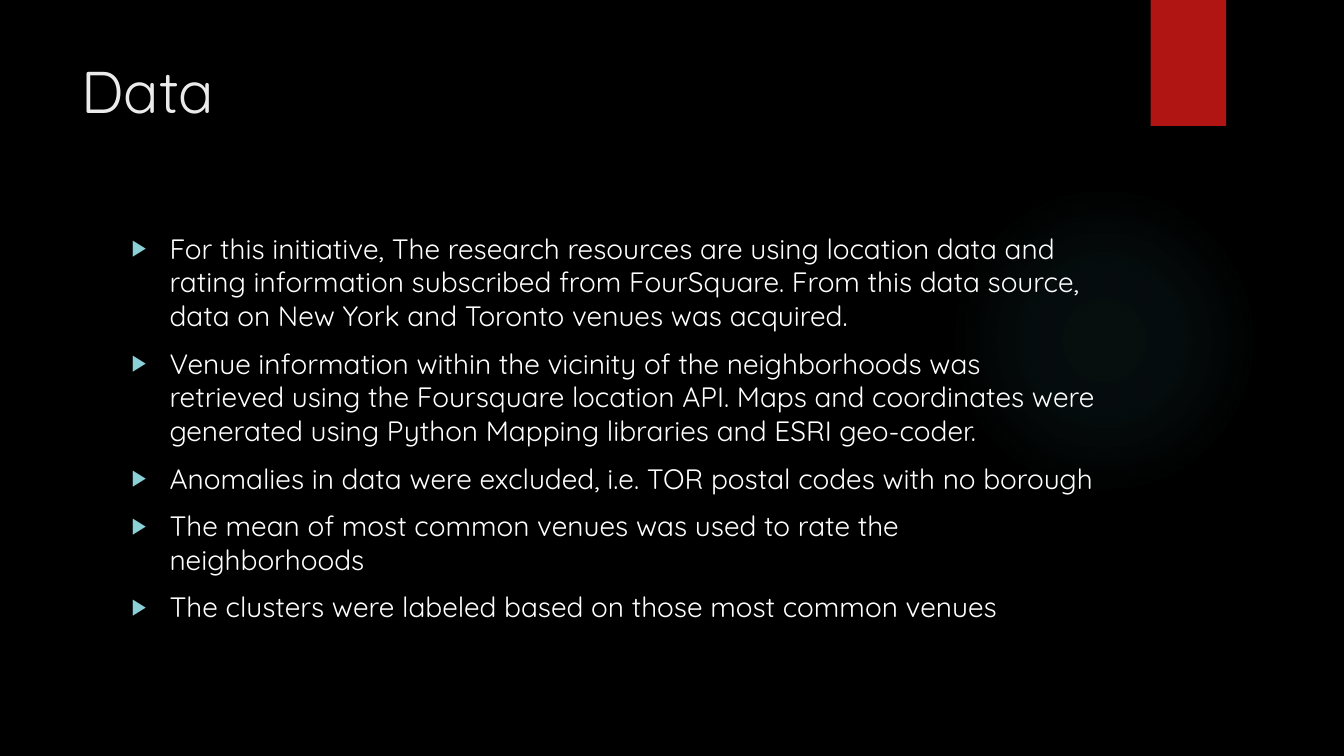
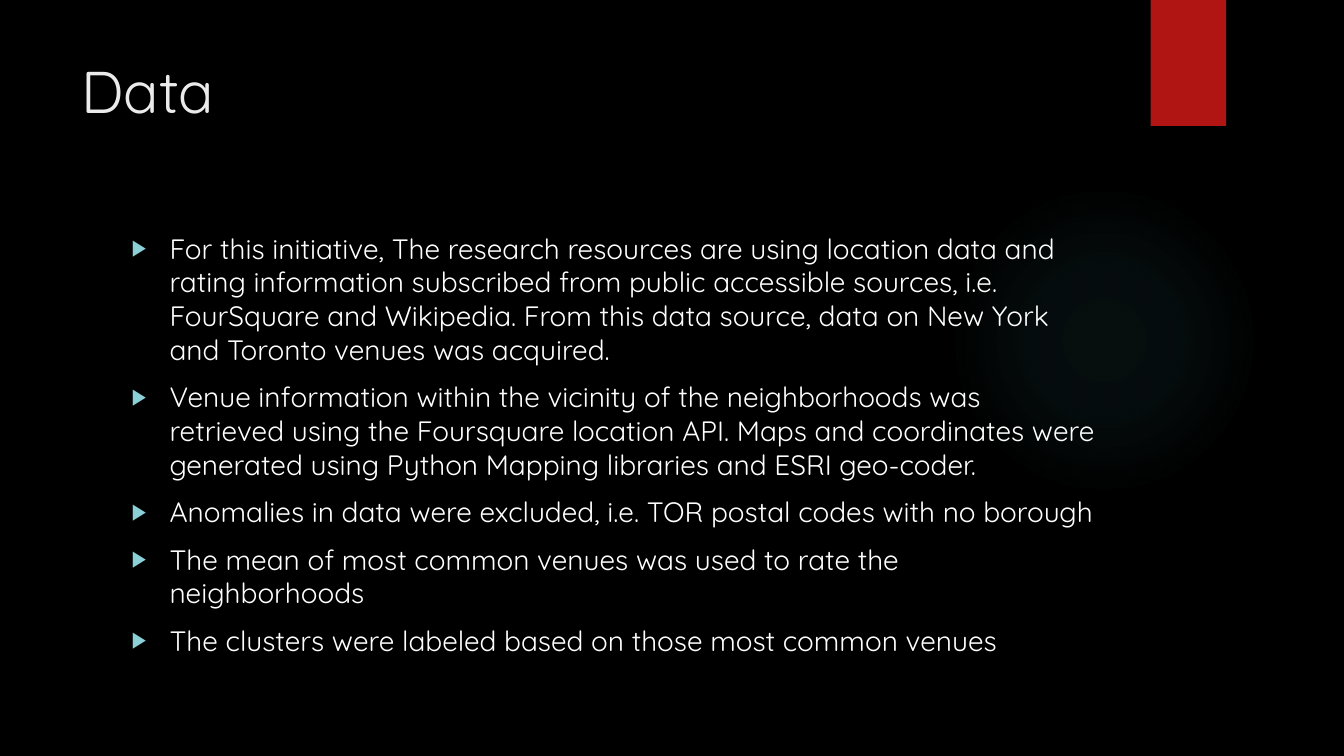
Before and after one commit to youngml2/Coursera_Capstone, a slide deck: slide 3 of Capstone Presentation.pptx. Drawn at 1344x756 pixels with LibreOffice and Linux fonts; fonts in the diff are those of the drawing; background and template pictures are left out. Boxes give left, top, right and bottom in pixels: in the first picture for what was removed or moved away, otherwise in the second. Text is boxed around its words. In the diff, an @@ line names an element or a change of style, - is before the commit and + after.

Commit message:
Update to Powerpoint and Report Overview added

```diff
--- a/Capstone Presentation.pptx
+++ b/Capstone Presentation.pptx
@@ text at (170, 238, 1055, 366): text changed @@
-▶ For this initiative, The research resources are using location data and rating information subscribed from FourSquare. From this data source, data on New York and Toronto venues was acquired.
+▶ For this initiative, The research resources are using location data and rating information subscribed from public accessible sources, i.e. FourSquare and Wikipedia. From this data source, data on New York and Toronto venues was acquired.
```
Also in this commit, not shown: 1 other file.
